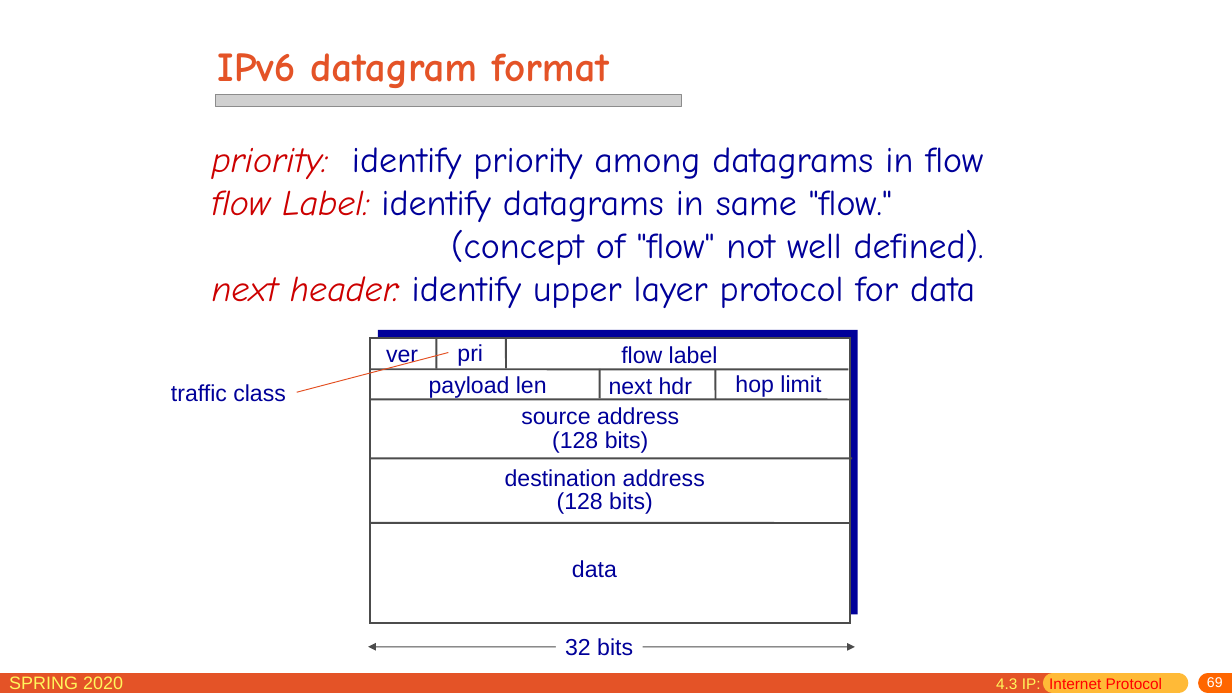
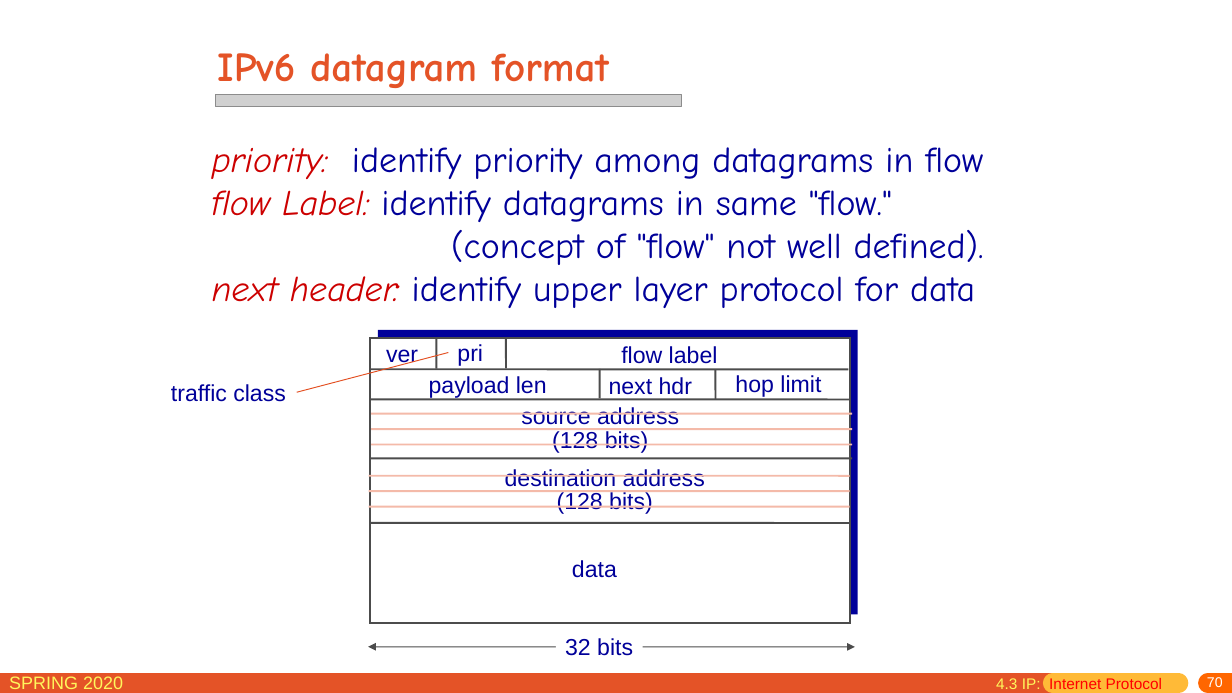
Before and after one commit to network-distributed/presentations, a slide deck: slide 70 of chapter4.pptx (slide 69 before the commit). Drawn at 1232x693 pixels with LibreOffice and Linux fonts; fonts in the diff are those of the drawing; grey boxes stand for pictures. Boxes give left, top, right and bottom in pixels: in the first picture for what was removed or moved away, otherwise in the second. Text is boxed around its words. In the diff, an @@ line names an element or a change of style, - is before the commit and + after.

```diff
--- a/chapter4.pptx
+++ b/chapter4.pptx
@@ line added from (372, 414) to (852, 414), #F4BAA9 1.5 pt @@
@@ line added from (372, 429) to (852, 429), #F4BAA9 1.5 pt @@
@@ line added from (372, 445) to (852, 445), #F4BAA9 1.5 pt @@
@@ line added from (369, 476) to (850, 476), #F4BAA9 1.5 pt @@
@@ line added from (369, 492) to (850, 492), #F4BAA9 1.5 pt @@
@@ line added from (369, 506) to (850, 506), #F4BAA9 1.5 pt @@
@@ page number at box(1207, 677, 1223, 687): text changed @@
-69
+70
```
Also in this commit, not shown: 14 other slides changed, 1 slide added, 1 other file.
